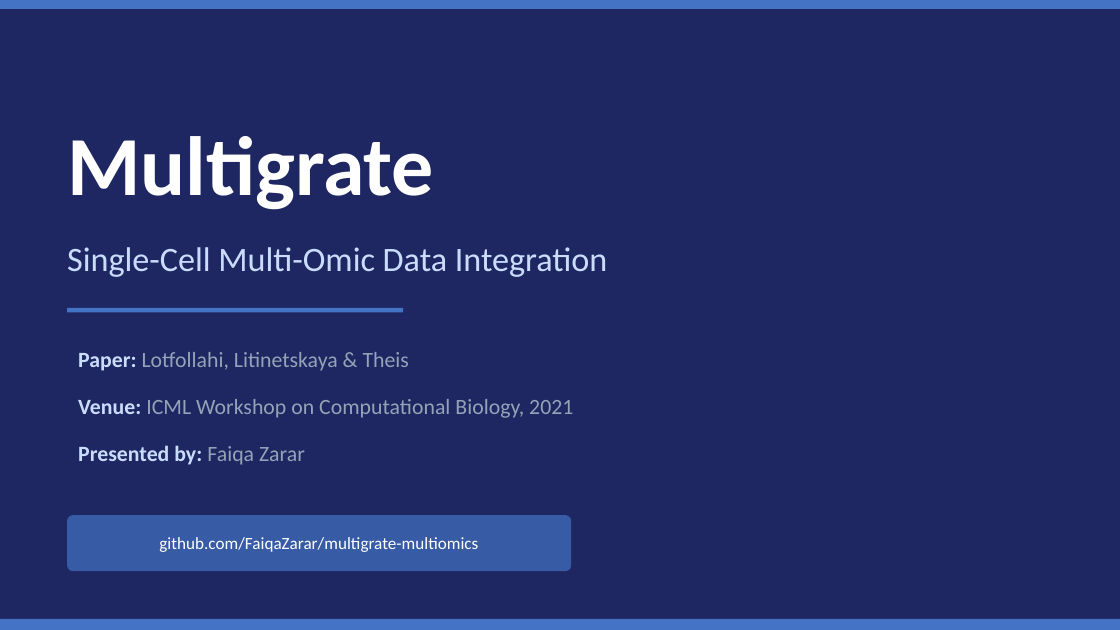
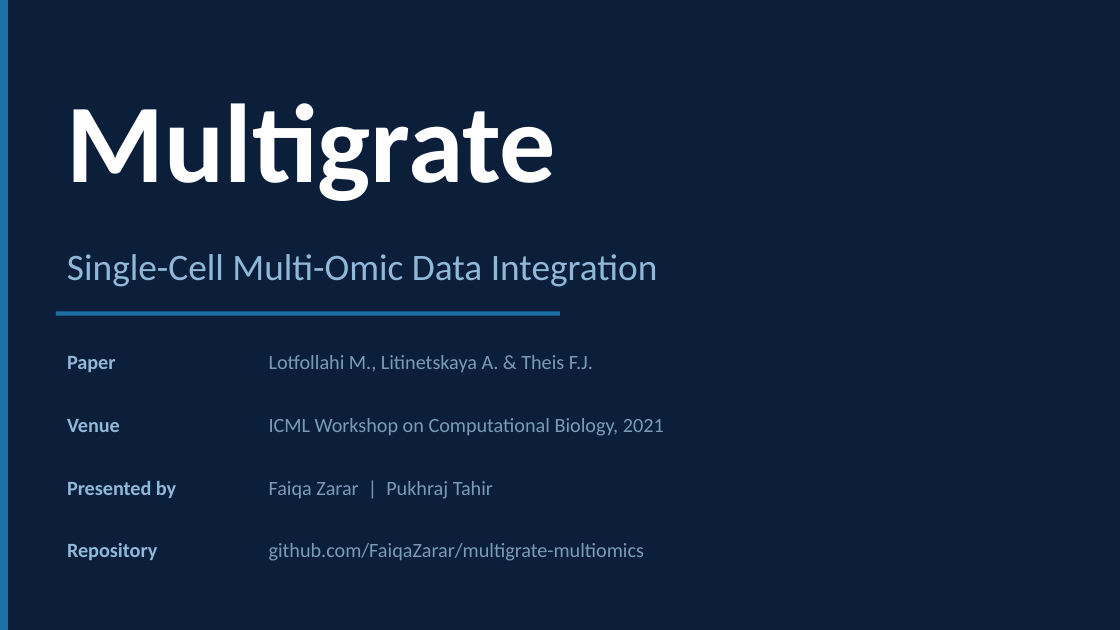
Before and after one commit to FaiqaZarar/multigrate-multiomics, a slide deck: slide 1 of slides/multigrate_presentation.pptx. Drawn at 1120x630 pixels with LibreOffice and Linux fonts; fonts in the diff are those of the drawing. Boxes give left, top, right and bottom in pixels: in the first picture for what was removed or moved away, otherwise in the second. Text is boxed around its words. In the diff, an @@ line names an element or a change of style, - is before the commit and + after.

Commit message:
Final presentation: zero overflow, clean layout, 22 slides

```diff
--- a/slides/multigrate_presentation.pptx
+++ b/slides/multigrate_presentation.pptx
@@ background #1E2761 to #0B1F3A @@
@@ rectangle removed at [0, 0, 1120, 9] @@
@@ rectangle added at [0, 0, 8, 630], fill #1D6FA4 @@
@@ text "Multigrate": place and size @@
-text "Multigrate" at [67, 136, 434, 210]
+text "Multigrate" at [67, 103, 556, 201]
@@ text "Multigrate" at [67, 103, 556, 201]: size 54 to 72 pt @@
@@ text "Single-Cell Multi-Omic Data Integration": place and size @@
-text "Single-Cell Multi-Omic Data Integration" at [67, 247, 608, 277]
+text "Single-Cell Multi-Omic Data Integration" at [67, 254, 658, 287]
@@ text "Single-Cell Multi-Omic Data Integration" at [67, 254, 658, 287]: size 22 to 24 pt, text colour #CADCFC to #90B8D8 @@
@@ rectangle: place and size @@
-rectangle at [67, 308, 403, 312]
+rectangle at [56, 311, 560, 316]
@@ rectangle at [56, 311, 560, 316]: fill #4472C4 to #1D6FA4 @@
@@ text added at [67, 356, 115, 372], 13 pt, text #90B8D8, bold @@
+Paper
@@ text at [269, 355, 593, 372]: text changed; size 14 to 13 pt; text colour #94A3B8 to #7A9BB8 @@
-Paper: Lotfollahi, Litinetskaya & Theis
+Lotfollahi M., Litinetskaya A. & Theis F.J.
@@ text added at [67, 419, 120, 432], 13 pt, text #90B8D8, bold @@
+Venue
@@ text at [269, 418, 664, 436]: text changed; size 14 to 13 pt; text colour #94A3B8 to #7A9BB8 @@
-Venue: ICML Workshop on Computational Biology, 2021
+ICML Workshop on Computational Biology, 2021
@@ text at [67, 481, 176, 498]: text changed; size 14 to 13 pt; text colour #CADCFC to #90B8D8 @@
-Presented by: Faiqa Zarar
+Presented by
@@ text added at [269, 481, 493, 499], 13 pt, text #7A9BB8 @@
+Faiqa Zarar | Pukhraj Tahir
@@ rounded rectangle removed at [67, 515, 571, 571] @@
@@ text "github.com/FaiqaZarar/multigrate-multiomics": place and size @@
-text "github.com/FaiqaZarar/multigrate-multiomics" at [159, 537, 478, 552]
+text "github.com/FaiqaZarar/multigrate-multiomics" at [269, 543, 644, 561]
@@ text "github.com/FaiqaZarar/multigrate-multiomics" at [269, 543, 644, 561]: size 11 to 13 pt, text colour #FFFFFF to #7A9BB8; alignment centre to left @@
@@ text added at [67, 543, 157, 560], 13 pt, text #90B8D8, bold @@
+Repository
@@ rectangle removed at [0, 619, 1120, 630] @@
```
Also in this commit, not shown: 3 other slides changed, 18 slides added, 10 slides removed.
